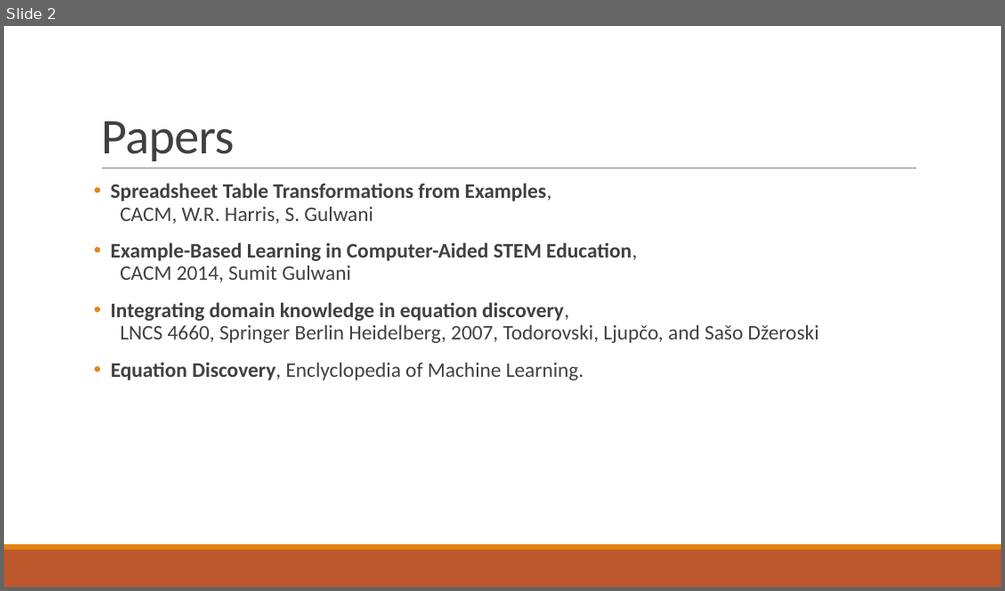
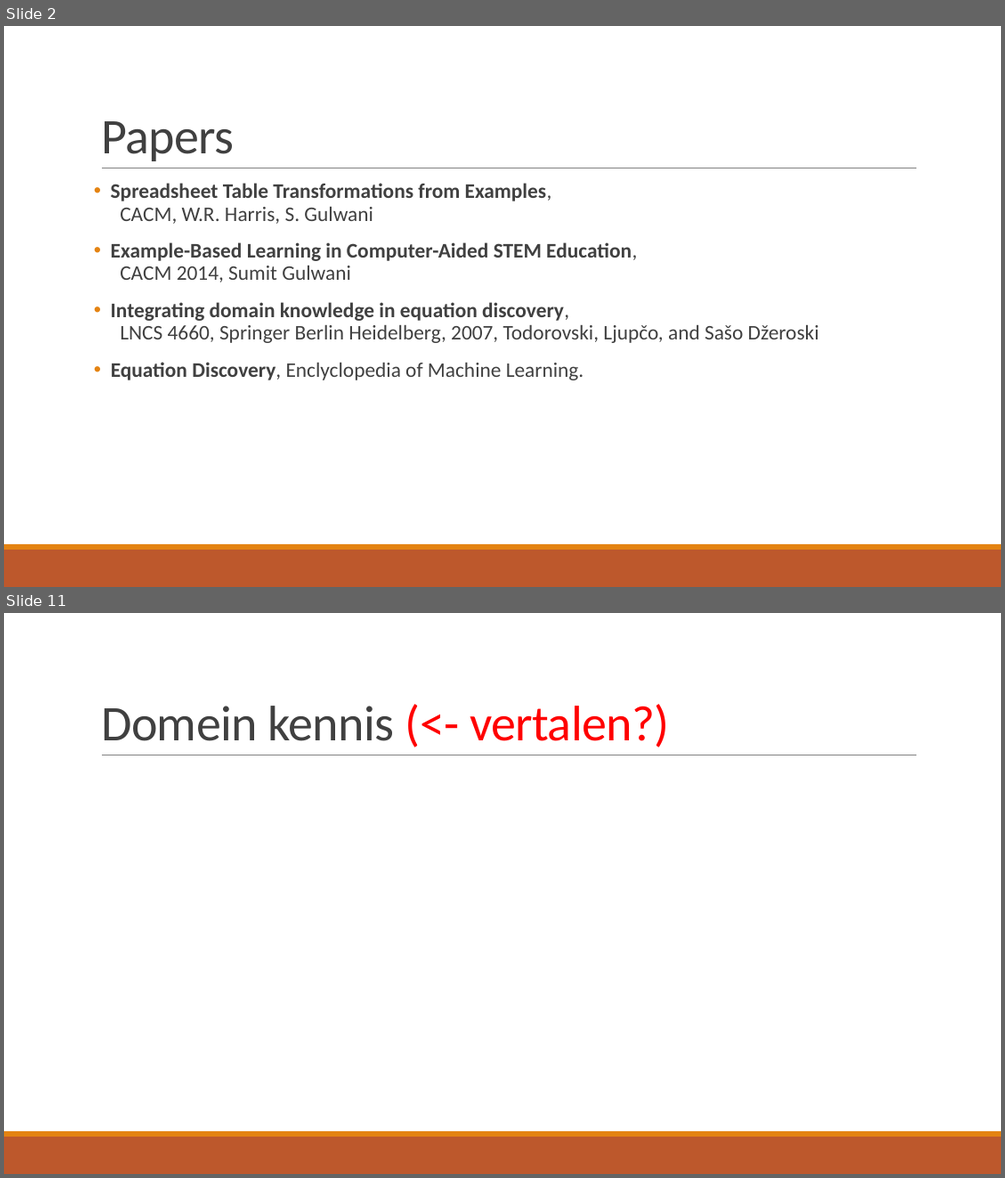
Before and after one commit to TomDeGroote/Bachelorproef, a slide deck: Opdracht 2/Literatuurstudie.pptx. Shown one above the other, each under a label of ours: slide 2 before the commit, slides 2 and 11 after it; the slides between them are not shown. The pictures are 1005x591 and 1005x1178 pixels, drawn with LibreOffice and Linux fonts; fonts in the diff are those of the drawing. Boxes give left, top, right and bottom in pixels: in the first picture for what was removed or moved away, otherwise in the second. Text is boxed around its words. In the diff, an @@ line names an element or a change of style, - is before the commit and + after.

```diff
--- a/Opdracht 2/Literatuurstudie.pptx
+++ b/Opdracht 2/Literatuurstudie.pptx
@@ slide 11 added at (x1=4, y1=613, x2=1001, y2=1174), background #FFFFFF; not listed: 3 template elements that a slide beside it also shows @@
@@ title added at (x1=101, y1=704, x2=670, y2=747), 48 pt, text #FF0000 @@
+Domein kennis (<- vertalen?)
```
Also in this commit, not shown: 1 slide changed, 23 other slides added.
